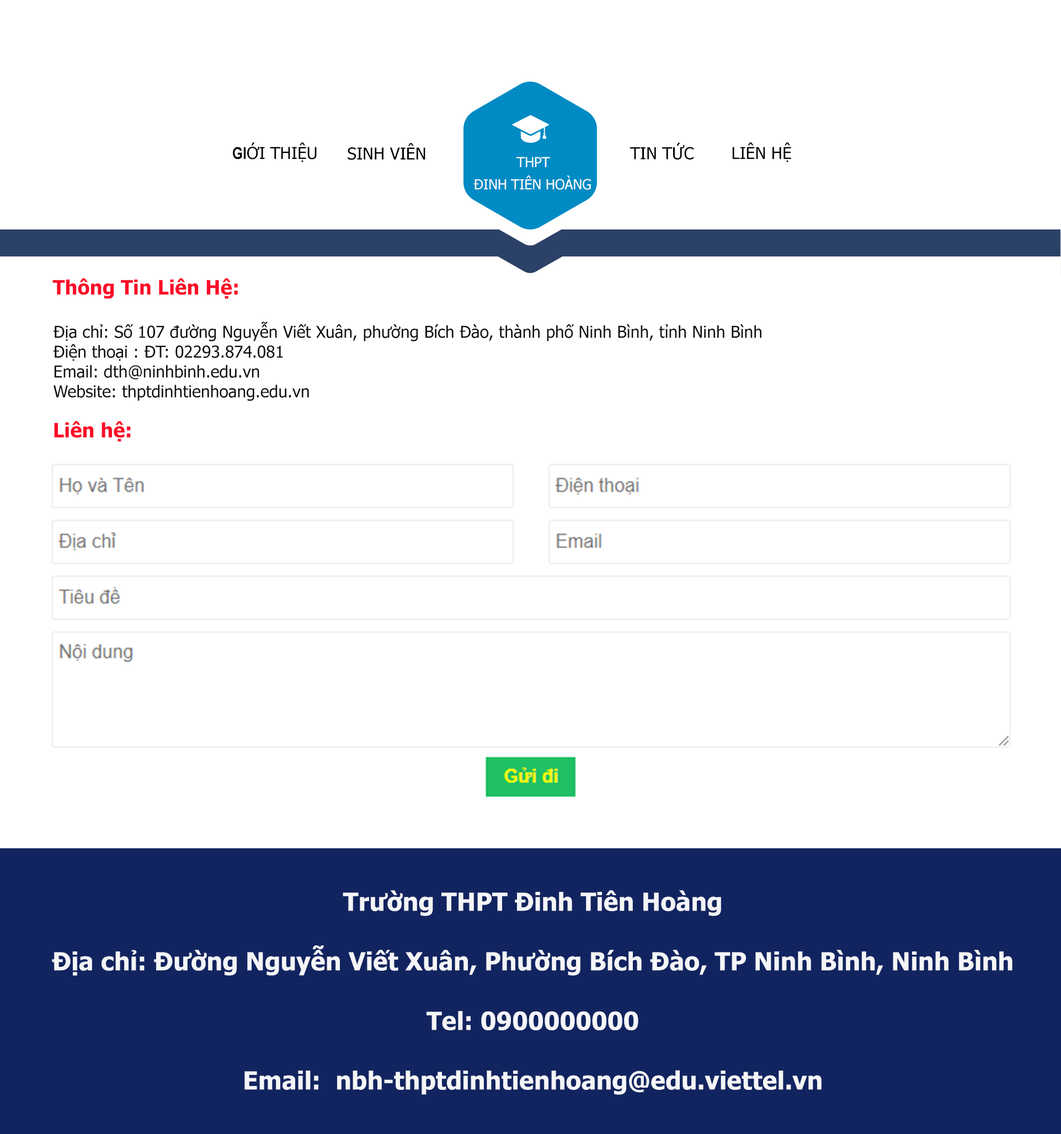
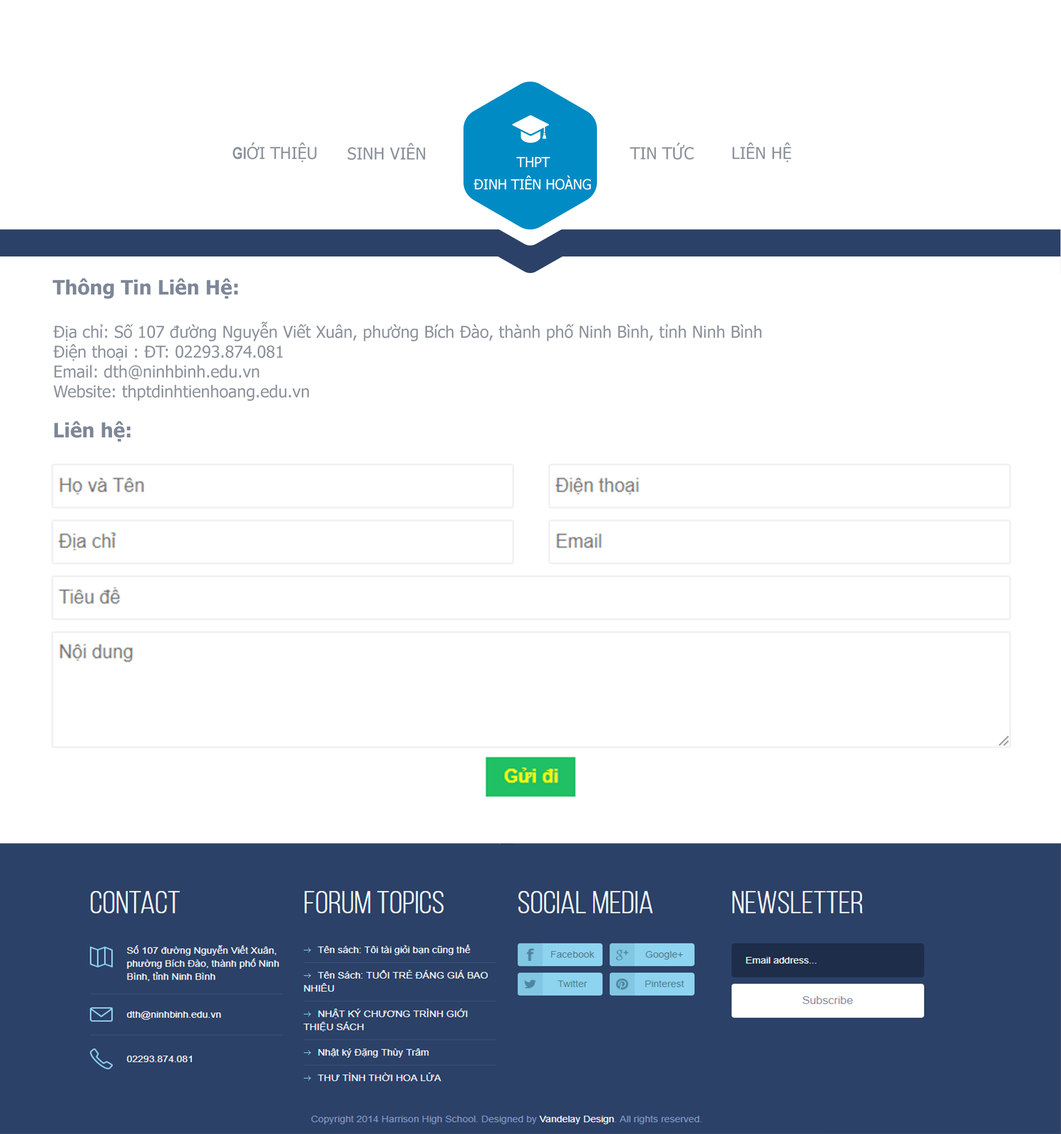
Revision of a layered (1061, 1134) image; what changed, layer by layer:
painted on "Liên hệ:" over <box>54,420,131,442</box>
painted on "Thông Tin Liên Hệ:" over <box>52,278,238,300</box>
added layer "Rounded Rectangle 1" in group "Group 3" over <box>498,843,516,848</box>
painted on "Địa chỉ: Số 107 đường Nguyễn Viết Xuân, phường Bích Đào, thành" over <box>52,321,762,402</box>
removed layer "Trường THPT Đinh Tiên Hoàng Địa chỉ: Đường Nguyễn Viết Xuân, P" from group "Group 2" over <box>51,890,1013,1096</box>
removed layer "Rectangle 5" from group "Group 2" over <box>0,848,1061,1134</box>
added layer "Layer 23" in group "Group 2" over <box>0,843,1061,1134</box>
painted on "TIN TỨC" over <box>629,142,694,160</box>
painted on "LIÊN HỆ" over <box>732,142,792,163</box>
painted on "GIỚI THIỆU" over <box>232,142,317,163</box>
painted on "SINH VIÊN" over <box>347,142,426,160</box>
